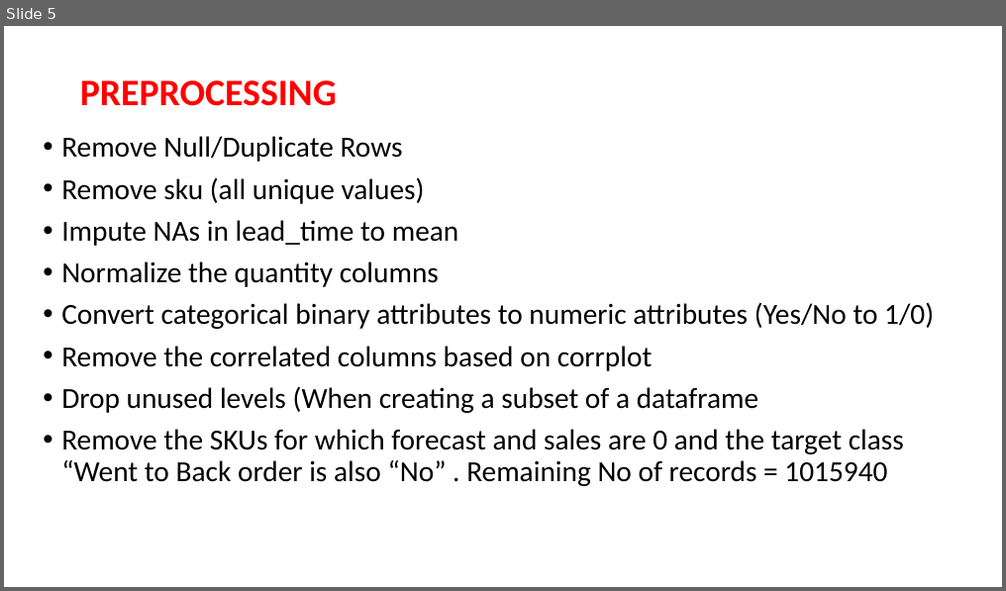
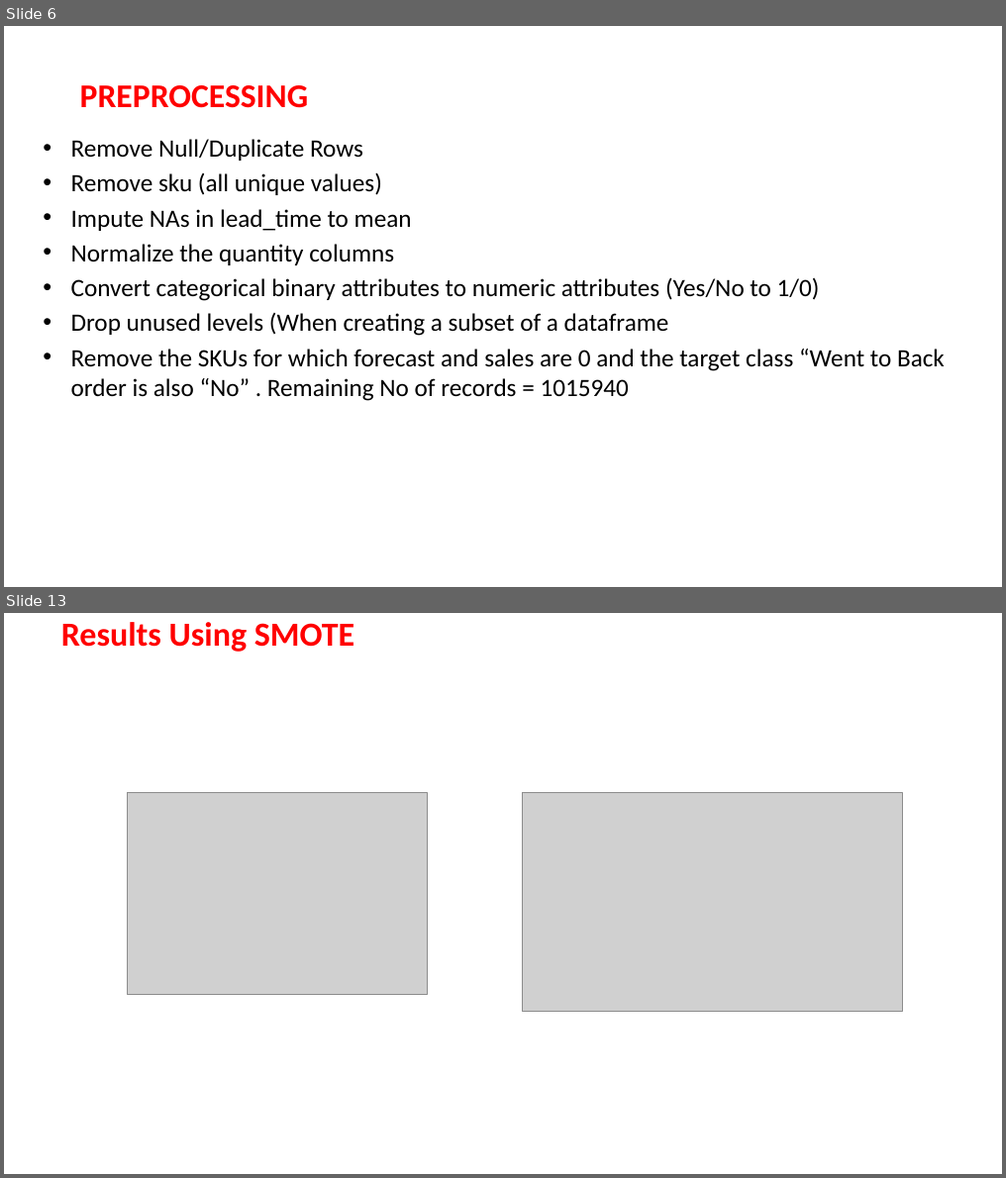
Before and after one commit to Souvik-karmakar/Inventory-Management-Project, a slide deck: INVENTORY MANAGEMENTppt.pptx. Shown one above the other, each under a label of ours: slide 5 before the commit, slides 6 and 13 after it; the slides between them are not shown. The pictures are 1006x591 and 1006x1178 pixels, drawn with LibreOffice and Linux fonts; fonts in the diff are those of the drawing; grey boxes stand for pictures; background and template pictures are left out. Boxes give left, top, right and bottom in pixels: in the first picture for what was removed or moved away, otherwise in the second. Text is boxed around its words. In the diff, an @@ line names an element or a change of style, - is before the commit and + after.

```diff
--- a/INVENTORY MANAGEMENTppt.pptx
+++ b/INVENTORY MANAGEMENTppt.pptx
@@ slide 13 added at (4, 613, 1002, 1174), background picture (left out) @@
@@ title added at (61, 622, 354, 652), 32.4 pt, text #FF0000, bold @@
+Results Using SMOTE
@@ picture added at (127, 793, 427, 995) @@
@@ picture added at (522, 793, 902, 1012) @@
@@ what was slide 5 is now slide 6 @@
@@ slide 6 changed as well @@
@@ title "PREPROCESSING" at (80, 85, 308, 108): size 36 to 32 pt; line spacing 0.9 to 1 @@
@@ text "Remove Null/Duplicate Rows" at (71, 139, 944, 401): size 28 to 24 pt; indent changed; line spacing 0.9 to 1; less space between paragraphs @@
@@ text at (61, 346, 652, 372): paragraph removed @@
-• Remove the correlated columns based on corrplot
```
Also in this commit, not shown: 4 other slides changed, 9 other slides added.
